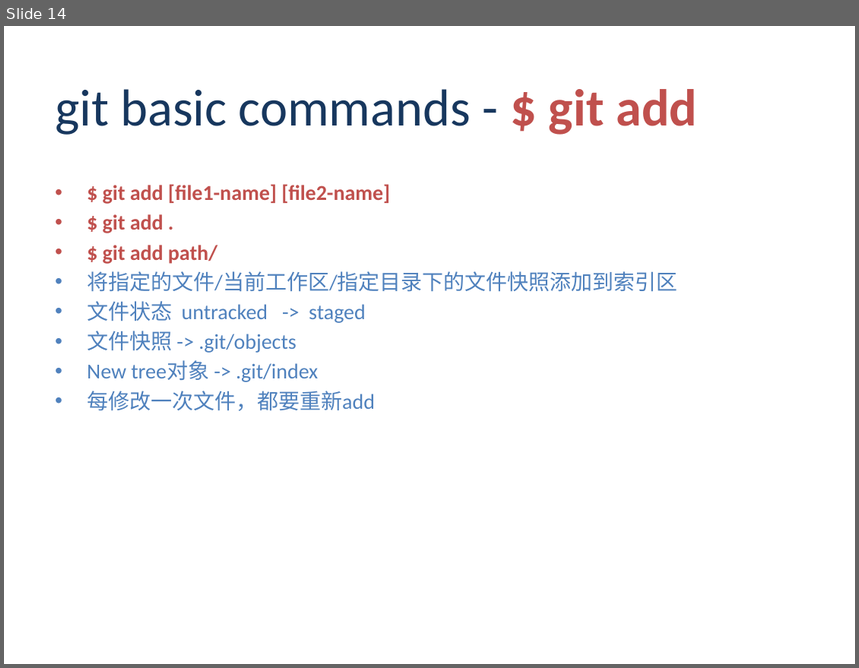
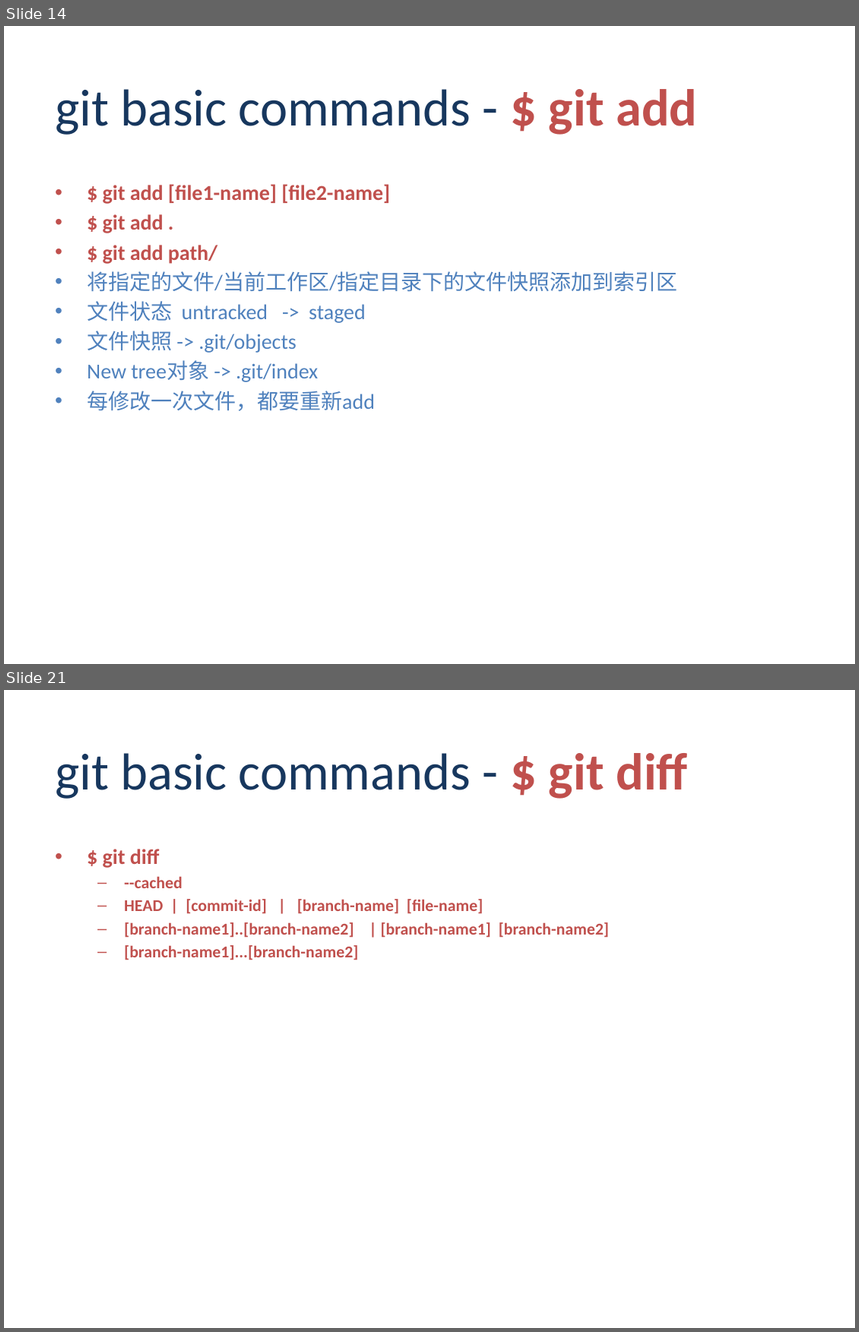
Before and after one commit to ayi0z/PGRN, a slide deck: ProGit.pptx. Shown one above the other, each under a label of ours: slide 14 before the commit, slides 14 and 21 after it; the slides between them are not shown. The pictures are 859x668 and 859x1332 pixels, drawn with LibreOffice and Linux fonts; fonts in the diff are those of the drawing; background and template pictures are left out. Boxes give left, top, right and bottom in pixels: in the first picture for what was removed or moved away, otherwise in the second. Text is boxed around its words. In the diff, an @@ line names an element or a change of style, - is before the commit and + after.

```diff
--- a/ProGit.pptx
+++ b/ProGit.pptx
@@ slide 21 added at bbox=[4, 690, 855, 1328], background picture (left out) @@
@@ title added at bbox=[55, 753, 688, 799], 44 pt, text #17375E @@
+git basic commands - $ git diff
@@ text added at bbox=[103, 849, 609, 960], 14 pt, text #C0504D, bold @@
+• $ git diff
+  – --cached
+  – HEAD | [commit-id] | [branch-name] [file-name]
+  – [branch-name1]..[branch-name2] | [branch-name1] [branch-name2]
+  – [branch-name1]...[branch-name2]
```
Also in this commit, not shown: 7 slides changed, 12 other slides added, 1 other file.
